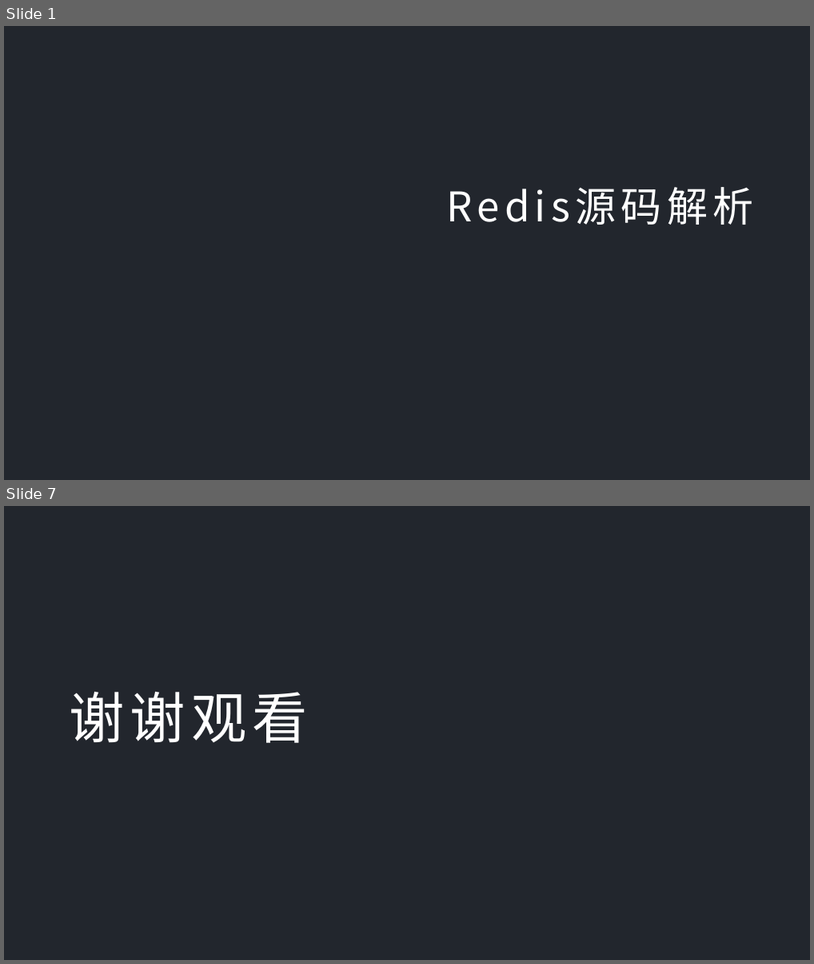
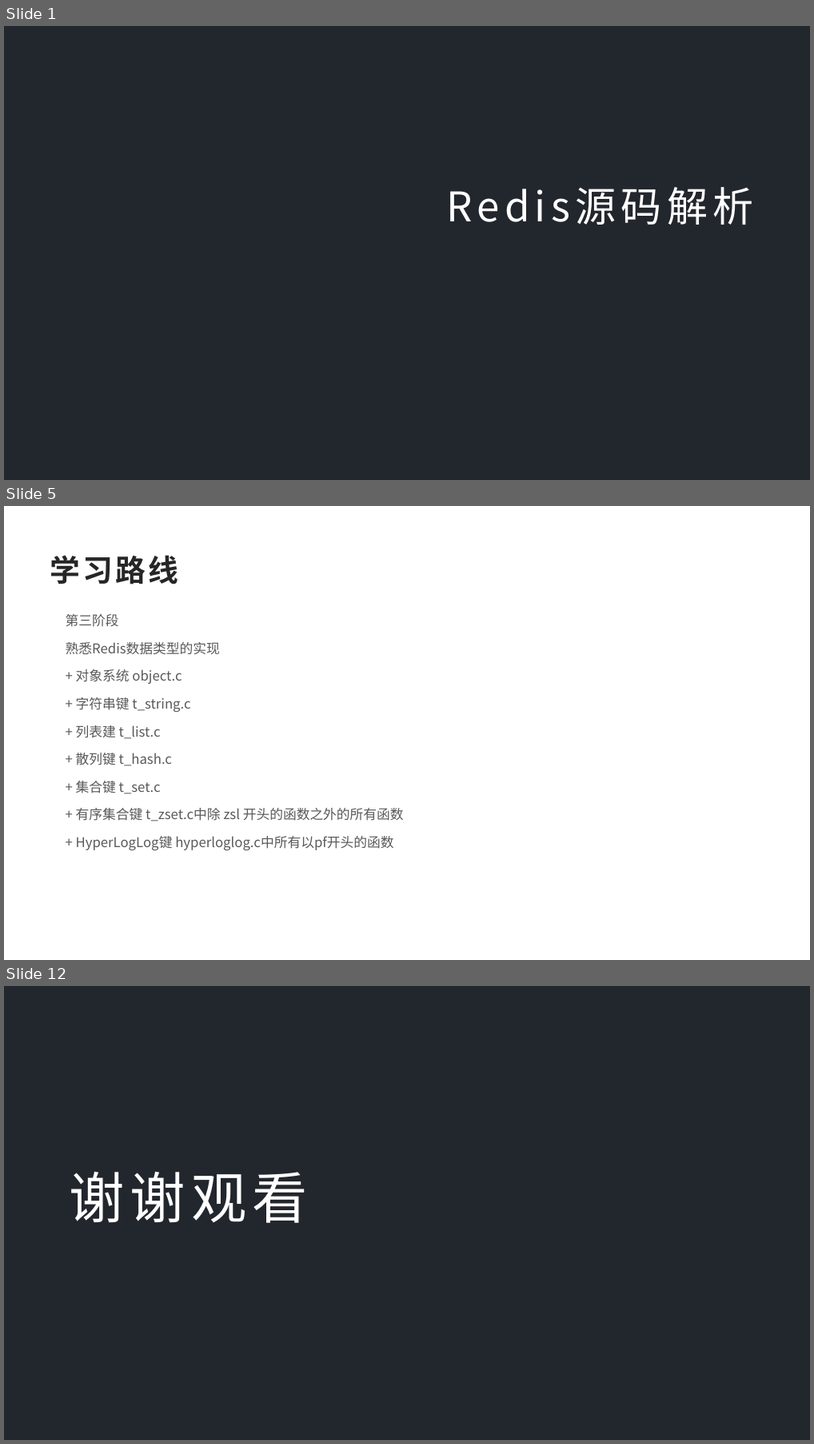
Before and after one commit to dylan7168/springcloud, a slide deck: document/SpringCloud融会贯通/07-Redis源码解析.pptx. Shown one above the other, each under a label of ours: slides 1 and 7 before the commit, slides 1, 5 and 12 after it; the slides between them are not shown. The pictures are 814x964 and 814x1444 pixels, drawn with LibreOffice and Linux fonts; fonts in the diff are those of the drawing; background and template pictures are left out. Boxes give left, top, right and bottom in pixels: in the first picture for what was removed or moved away, otherwise in the second. Text is boxed around its words. In the diff, an @@ line names an element or a change of style, - is before the commit and + after.

```diff
--- a/document/SpringCloud融会贯通/07-Redis源码解析.pptx
+++ b/document/SpringCloud融会贯通/07-Redis源码解析.pptx
@@ slide 5 added at (4,506,810,960), background #FFFFFF @@
@@ text added at (50,555,178,584), 36 pt, text #262626, bold @@
+学习路线
@@ text added at (66,614,404,850), 16 pt, text #595959 @@
+第三阶段
+熟悉Redis数据类型的实现
++ 对象系统 object.c
++ 字符串键 t_string.c
++ 列表建 t_list.c
++ 散列键 t_hash.c
++ 集合键 t_set.c
++ 有序集合键 t_zset.c中除 zsl 开头的函数之外的所有函数
++ HyperLogLog键 hyperloglog.c中所有以pf开头的函数
@@ what was slide 7 is now slide 12 @@
```
Also in this commit, not shown: 3 slides changed, 6 other slides added, 2 slides removed, 5 other files.
